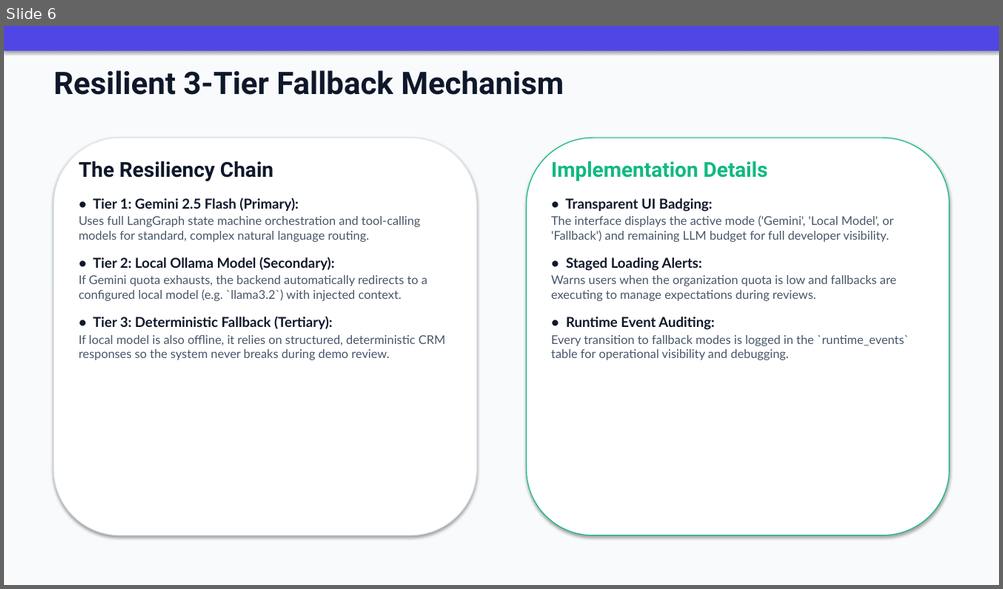
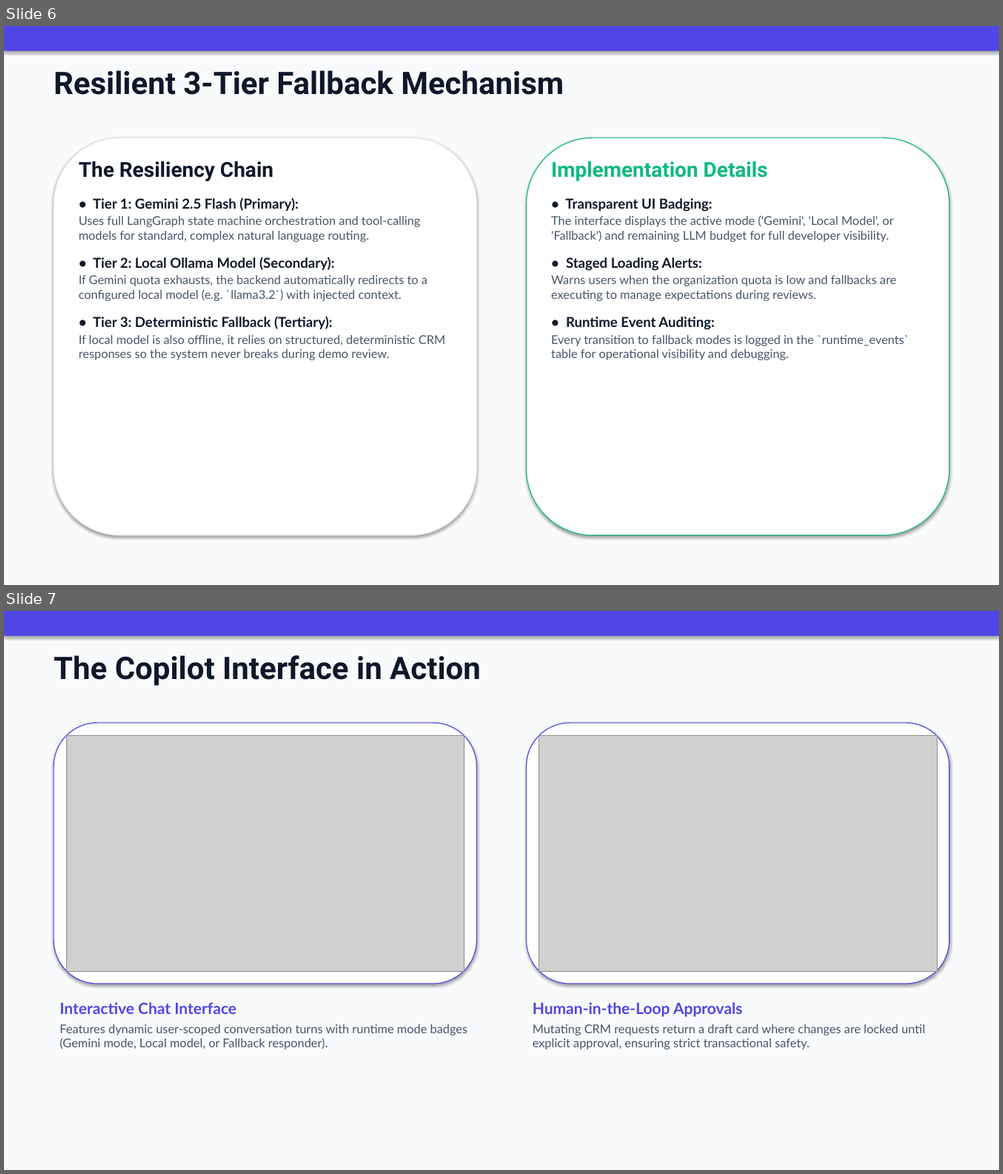
Before and after one commit to MrHeaven1y/HobbyFi-Demo, a slide deck: HobbyFi_Presentation.pptx. Shown one above the other, each under a label of ours: slide 6 before the commit, slides 6 and 7 after it. The pictures are 1003x589 and 1003x1174 pixels, drawn with LibreOffice and Linux fonts; fonts in the diff are those of the drawing; grey boxes stand for pictures. Boxes give left, top, right and bottom in pixels: in the first picture for what was removed or moved away, otherwise in the second. Text is boxed around its words. In the diff, an @@ line names an element or a change of style, - is before the commit and + after.

Commit message:
docs: add screenshots to README and final presentation slide deck

```diff
--- a/HobbyFi_Presentation.pptx
+++ b/HobbyFi_Presentation.pptx
@@ slide 7 added at (4, 611, 999, 1170), background #F8FAFC @@
@@ rectangle added at (4, 611, 999, 636), fill #4F46E5 @@
@@ text added at (54, 655, 481, 686), 36 pt, text #0F172A, bold @@
+The Copilot Interface in Action
@@ rounded rectangle added at (54, 723, 476, 984), fill #FFFFFF, outline #4F46E5 1 pt @@
@@ picture added at (66, 735, 464, 971) @@
@@ rounded rectangle added at (526, 723, 949, 984), fill #FFFFFF, outline #4F46E5 1 pt @@
@@ picture added at (538, 735, 936, 971) @@
@@ text added at (60, 1002, 468, 1050), 14 pt, text #475569 @@
+Interactive Chat Interface
+Features dynamic user-scoped conversation turns with runtime mode badges (Gemini mode, Local model, or Fallback responder).
@@ text added at (532, 1002, 925, 1050), 14 pt, text #475569 @@
+Human-in-the-Loop Approvals
+Mutating CRM requests return a draft card where changes are locked until explicit approval, ensuring strict transactional safety.
```
Also in this commit, not shown: 8 other files.
